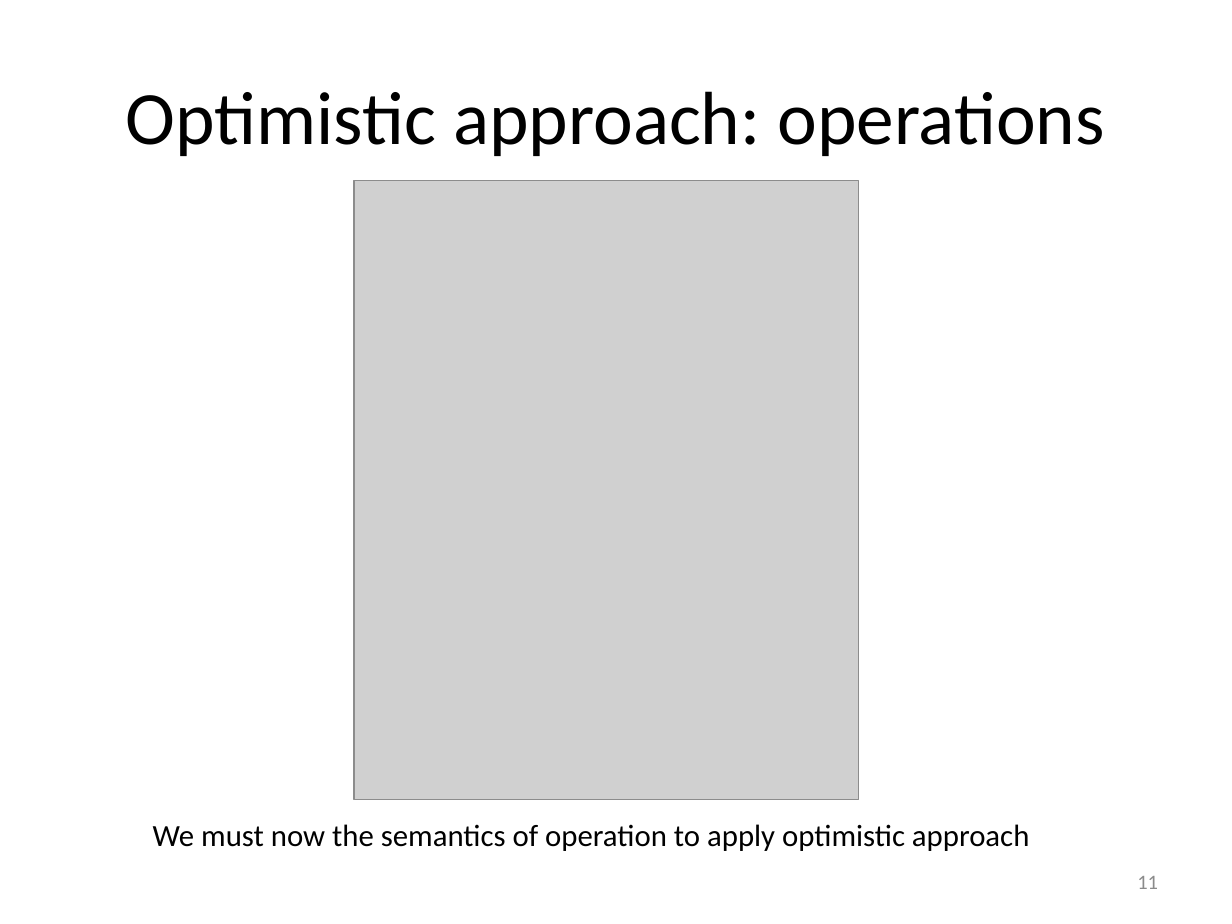
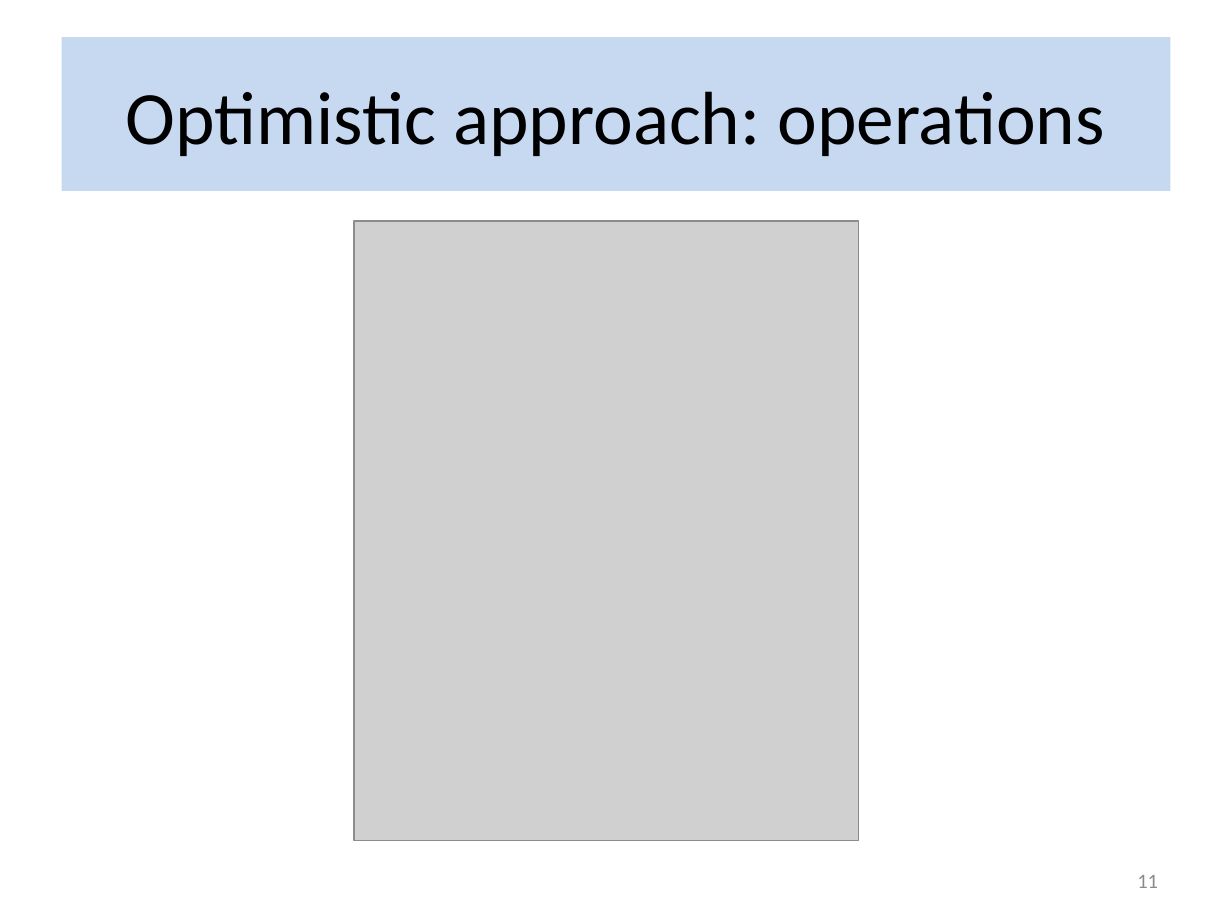
Before and after one commit to flame-stream/Papers, a slide deck: slide 11 of 2018/invalidation/slides.pptx. Drawn at 1232x924 pixels with LibreOffice and Linux fonts; fonts in the diff are those of the drawing; grey boxes stand for pictures; background and template pictures are left out. Boxes give left, top, right and bottom in pixels: in the first picture for what was removed or moved away, otherwise in the second. Text is boxed around its words. In the diff, an @@ line names an element or a change of style, - is before the commit and + after.

Commit message:
Update slides style

```diff
--- a/2018/invalidation/slides.pptx
+++ b/2018/invalidation/slides.pptx
@@ title "Optimistic approach: operations": place and size @@
-title "Optimistic approach: operations" at <box>126,91,1105,156</box>
+title "Optimistic approach: operations" at <box>62,37,1170,191</box>
@@ title "Optimistic approach: operations" at <box>62,37,1170,191</box>: fill none to #C6D9F1 @@
@@ picture: place and size @@
-picture at <box>354,181,857,801</box>
+picture at <box>354,221,857,840</box>
@@ text removed at <box>153,824,1029,851</box> @@
-We must now the semantics of operation to apply optimistic approach
```
Also in this commit, not shown: 20 other slides changed.
